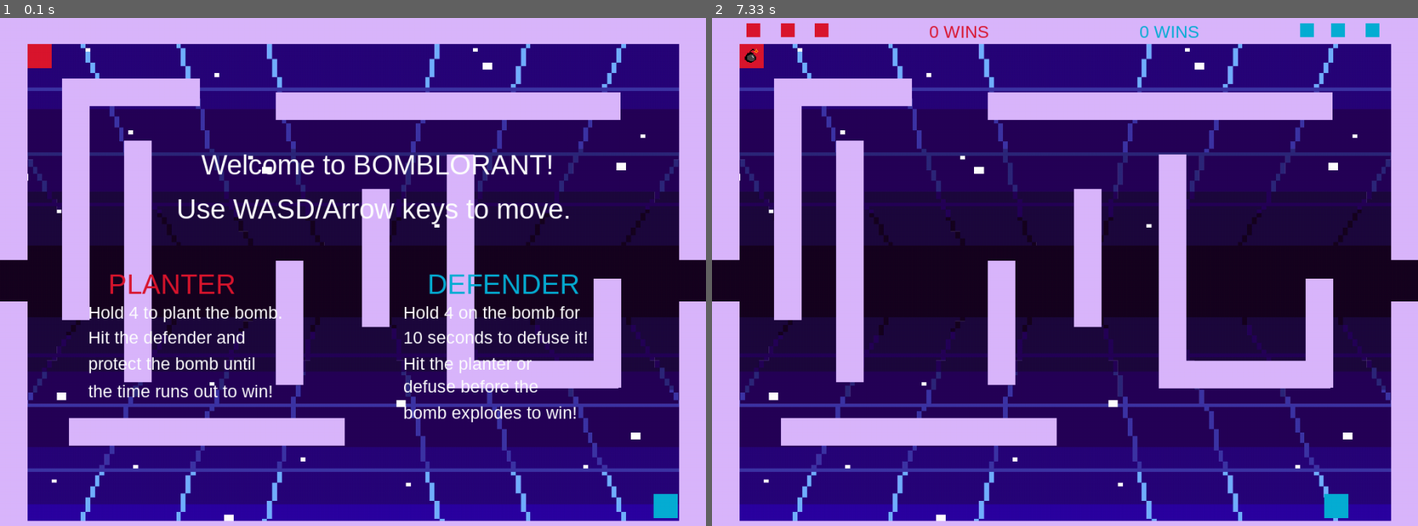
Above: before the commit, frames 1-2 (left to right).
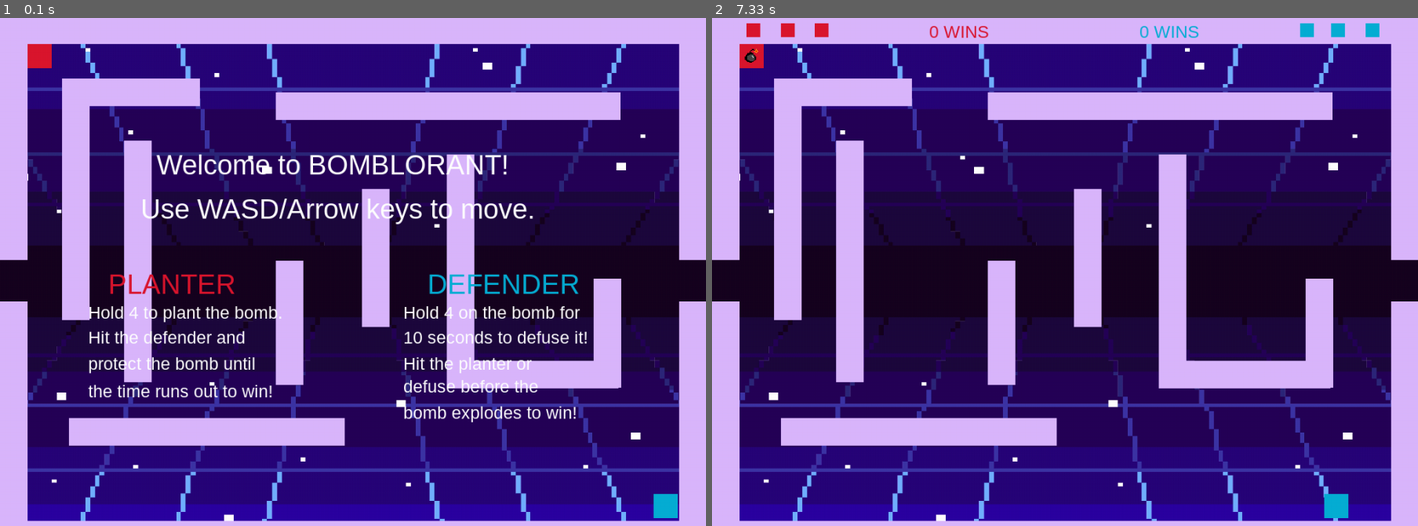
Above: after the commit, the same moments.

Repository: samsantea/Pygame-Project
Game: pygame game, started from main.py
The game is run twice, just before and just after one commit, with the same random seed, the same clock (stepped at 60 frames per second) and the same inputs.
Inputs:
- Up to frame 1 (0.1 s): no input
- Up to frame 2 (7.33 s): hold Right 6.57-7.03 s; hold Left from 7.07 s (still down)

The runs differ from the first frame. In frame 1, 2.4% of the frame differs, in the area x 20-81%, y 26-41%; in frame 2, nothing differs.

Commit message:
Changed text coordinates

Diff:
--- a/main.py
+++ b/main.py
@@ -529,11 +529,11 @@
             # Show introductory messages
             screen.blit(
                 big_font.render(f"Welcome to {WINDOW_TITLE}!", True, WHITE),
-                (SCREEN_WIDTH / 3.5, SCREEN_HEIGHT / 4)
+                (SCREEN_WIDTH / 4.5, SCREEN_HEIGHT / 4)
             )
             screen.blit(
                 big_font.render("Use WASD/Arrow keys to move.", True, WHITE),
-                (SCREEN_WIDTH / 4, SCREEN_HEIGHT / 3)
+                (SCREEN_WIDTH / 5, SCREEN_HEIGHT / 3)
             )
             screen.blit(
                 big_font.render("PLANTER", True, CANDY_RED),
